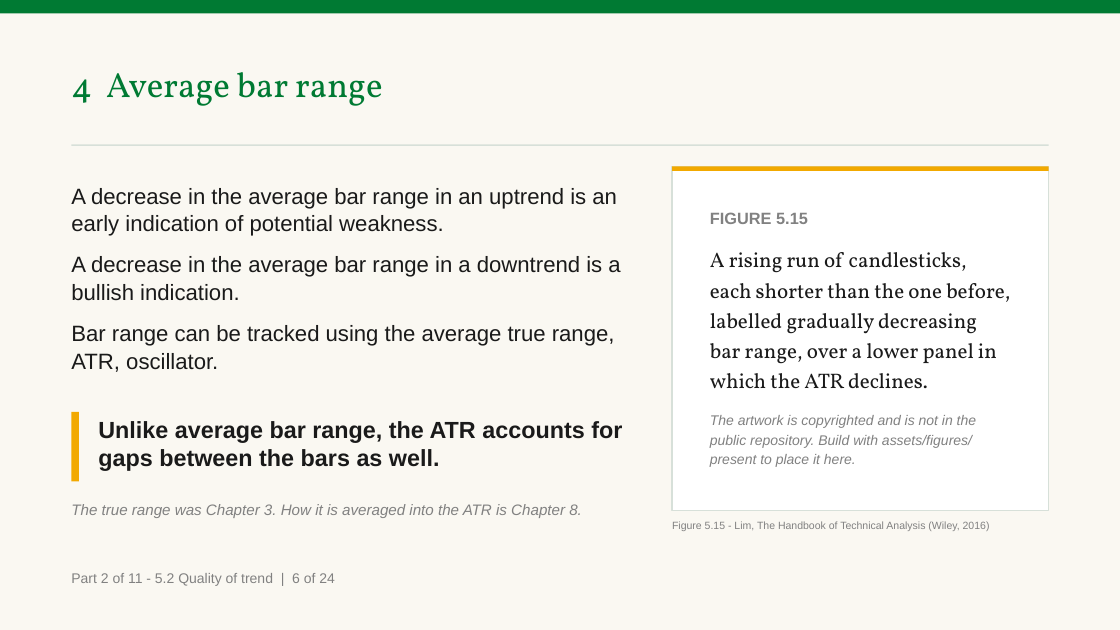
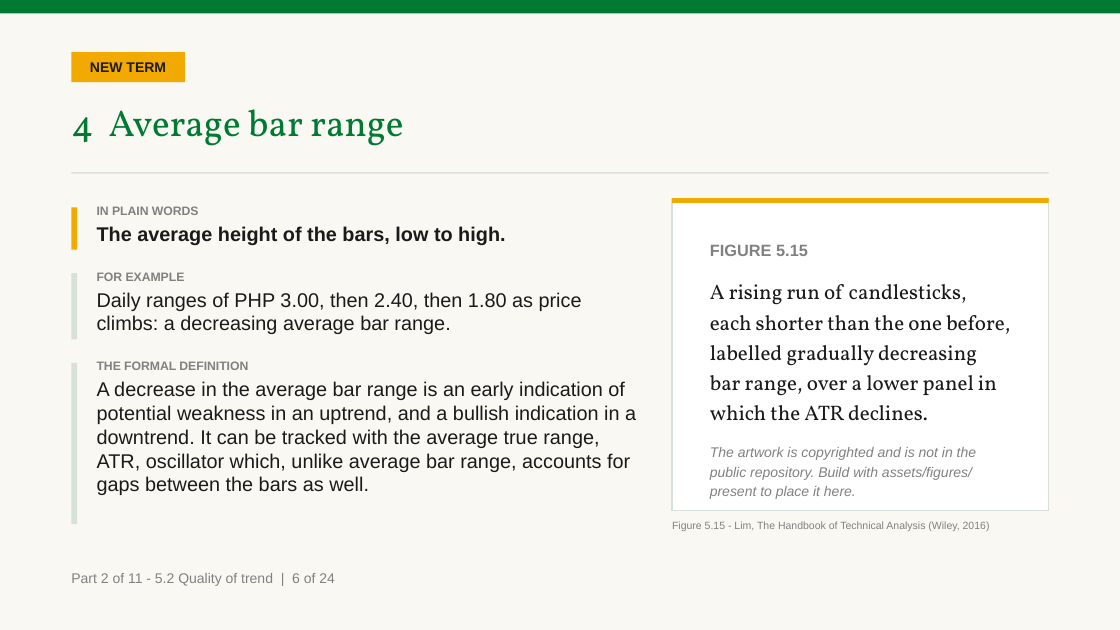
Before and after one commit to benjiesotelo-sudo/Telos_FIN1209, a slide deck: slide 29 of chapter-05/FIN1209-Chapter-05.pptx. Drawn at 1120x630 pixels with LibreOffice and Linux fonts; fonts in the diff are those of the drawing. Boxes give left, top, right and bottom in pixels: in the first picture for what was removed or moved away, otherwise in the second. Text is boxed around its words. In the diff, an @@ line names an element or a change of style, - is before the commit and + after.

```diff
--- a/chapter-05/FIN1209-Chapter-05.pptx
+++ b/chapter-05/FIN1209-Chapter-05.pptx
@@ rectangle added at (71,52,185,82), fill #F2A900, 12 pt, text #1A1A1A, bold @@
+NEW TERM
@@ text "4 Average bar range": place and size @@
-text "4 Average bar range" at (71,72,382,106)
+text "4 Average bar range" at (71,109,403,146)
@@ text "4 Average bar range" at (71,109,403,146): size 30 to 32 pt @@
@@ rectangle: place and size @@
-rectangle at (71,145,1049,146)
+rectangle at (71,172,1049,174)
@@ text removed at (71,188,620,372) @@
-A decrease in the average bar range in an uptrend is an early indication of potential weakness.
-A decrease in the average bar range in a downtrend is a bullish indication.
-Bar range can be tracked using the average true range, ATR, oscillator.
@@ rectangle added at (71,208,77,250), fill #F2A900 @@
@@ text added at (97,206,505,245), 17 pt, text #1A1A1A, bold @@
+IN PLAIN WORDS
+The average height of the bars, low to high.
@@ rectangle: place and size @@
-rectangle at (672,166,1049,511)
+rectangle at (672,198,1049,511)
@@ rectangle: place and size @@
-rectangle at (672,166,1049,171)
+rectangle at (672,198,1049,203)
@@ text "FIGURE 5.15": place and size @@
-text "FIGURE 5.15" at (710,212,1010,467)
+text "FIGURE 5.15" at (710,244,1010,496)
@@ rectangle added at (71,273,77,339), fill #D7E0D9 @@
@@ text added at (97,272,582,334), 17 pt, text #1A1A1A @@
+FOR EXAMPLE
+Daily ranges of PHP 3.00, then 2.40, then 1.80 as price climbs: a decreasing average bar range.
@@ rectangle: place and size @@
-rectangle at (71,413,79,482)
+rectangle at (71,363,77,524)
@@ rectangle at (71,363,77,524): fill #F2A900 to #D7E0D9 @@
@@ text at (97,361,636,495): text changed; size 20 to 17 pt; bold off @@
-Unlike average bar range, the ATR accounts for gaps between the bars as well.
+THE FORMAL DEFINITION
+A decrease in the average bar range is an early indication of potential weakness in an uptrend, and a bullish indication in a downtrend. It can be tracked with the average true range, ATR, oscillator which, unlike average bar range, accounts for gaps between the bars as well.
@@ text removed at (71,504,582,518) @@
-The true range was Chapter 3. How it is averaged into the ATR is Chapter 8.
```
Also in this commit, not shown: 30 other slides changed, 4 other files.
